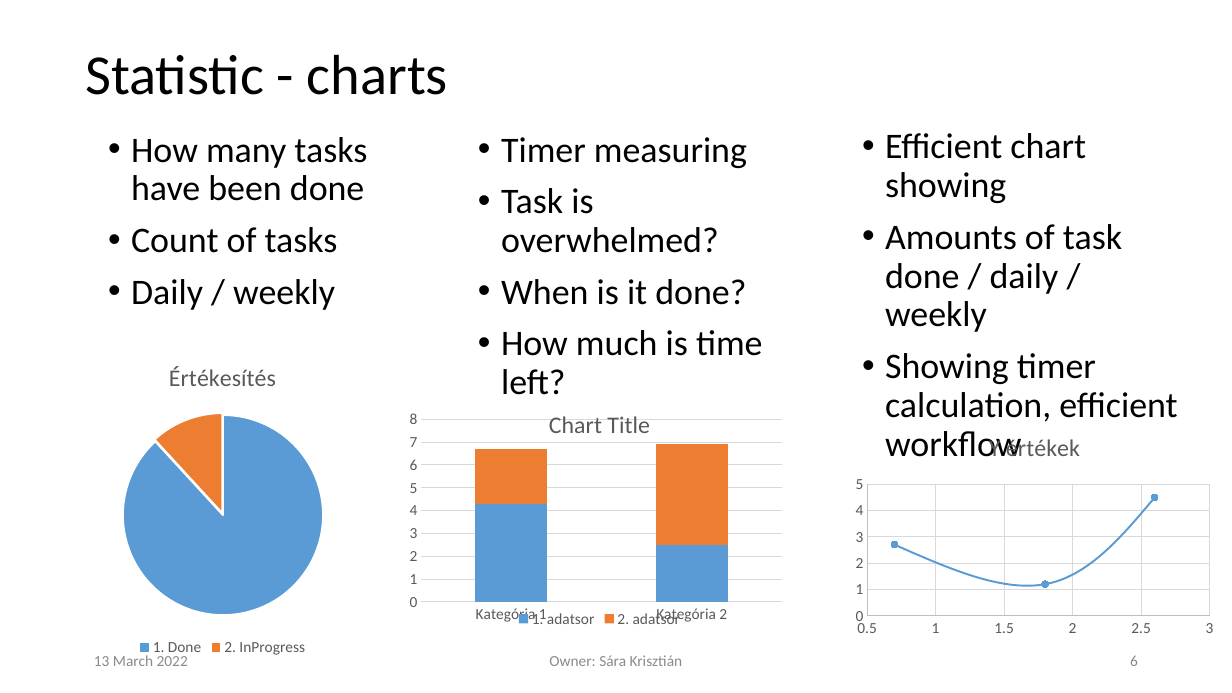
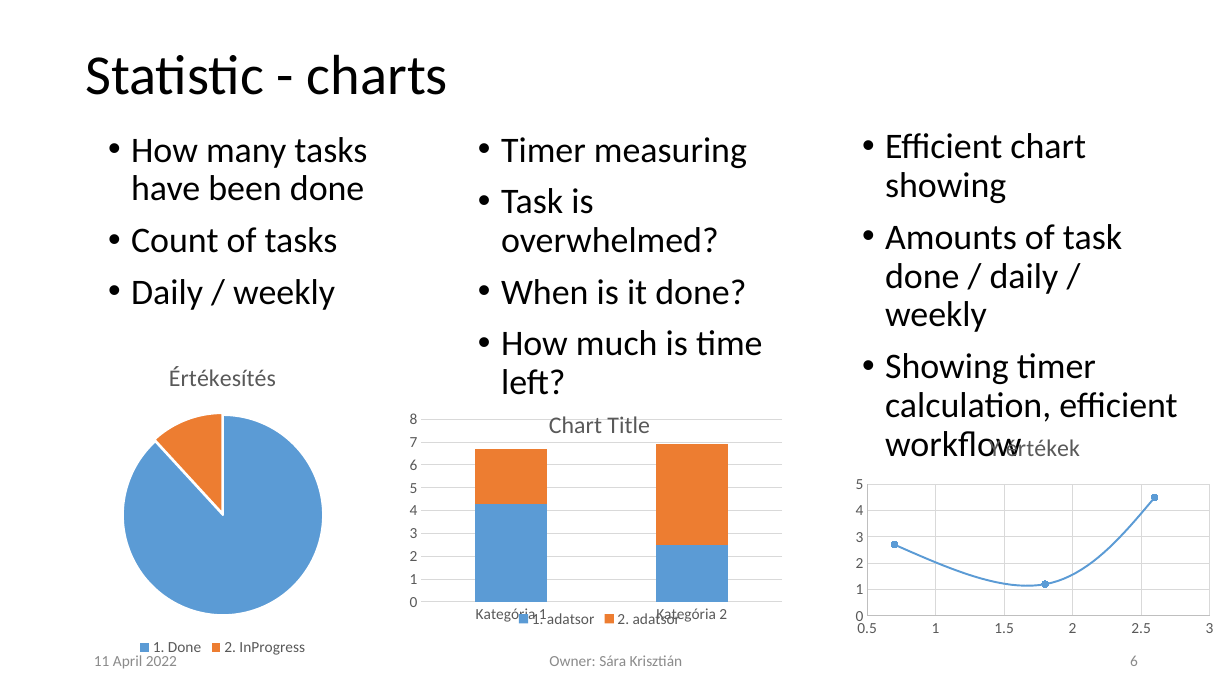
Before and after one commit to krisztian14testgit/ng-task-monitor, a slide deck: slide 6 of plan/TaskTracingApp.pptx. Drawn at 1232x693 pixels with LibreOffice and Linux fonts; fonts in the diff are those of the drawing; background and template pictures are left out. Boxes give left, top, right and bottom in pixels: in the first picture for what was removed or moved away, otherwise in the second. Text is boxed around its words. In the diff, an @@ line names an element or a change of style, - is before the commit and + after.

```diff
--- a/plan/TaskTracingApp.pptx
+++ b/plan/TaskTracingApp.pptx
@@ text at [94,655,177,669]: text changed @@
-13 March 2022
+11 April 2022
```
Also in this commit, not shown: 5 other slides changed, 2 slides added.
